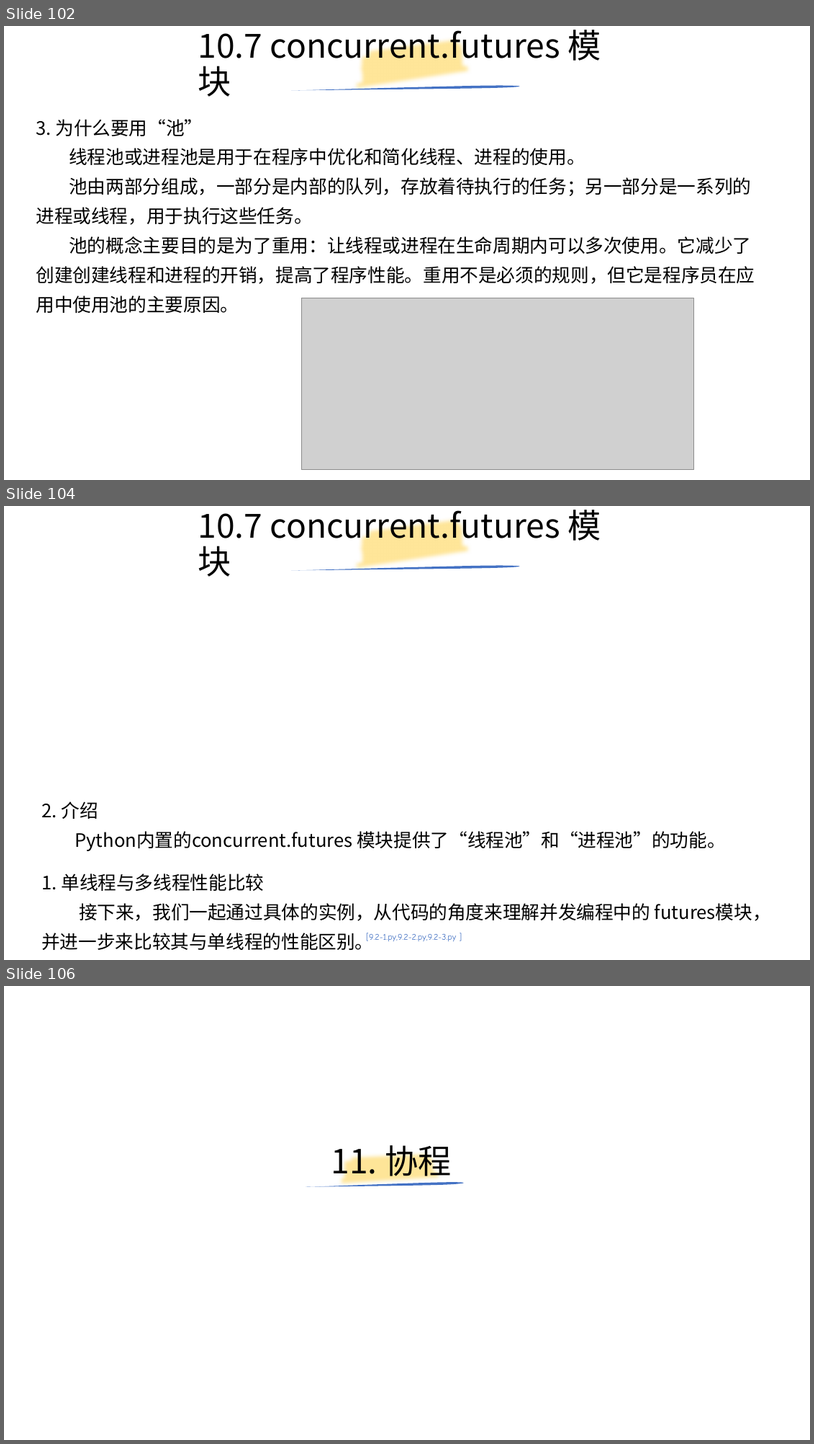
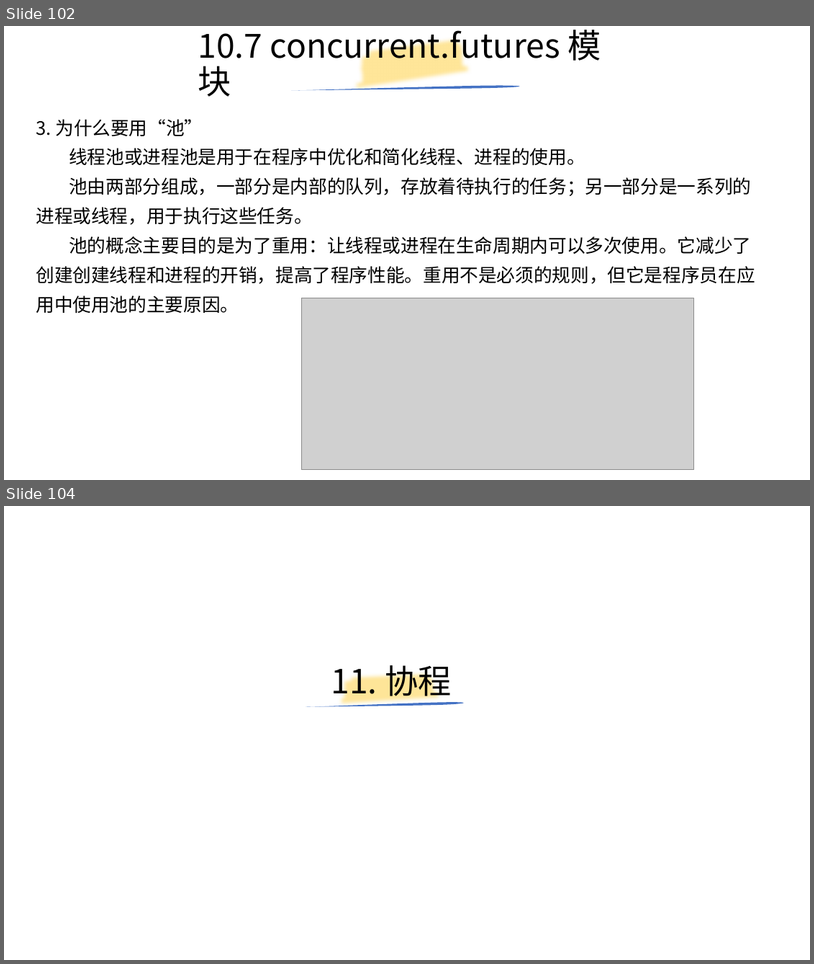
Before and after one commit to yiwenliu/CorePython, a slide deck: PPT/CorePython.pptx. Shown one above the other, each under a label of ours: slides 102, 104 and 106 before the commit, slides 102 and 104 after it; the slides between them are not shown. The pictures are 814x1444 and 814x964 pixels, drawn with LibreOffice and Linux fonts; fonts in the diff are those of the drawing; grey boxes stand for pictures. Boxes give left, top, right and bottom in pixels: in the first picture for what was removed or moved away, otherwise in the second. Text is boxed around its words. In the diff, an @@ line names an element or a change of style, - is before the commit and + after.

```diff
--- a/PPT/CorePython.pptx
+++ b/PPT/CorePython.pptx
@@ slide 104 removed at <box>4,506,810,960</box>, background #FFFFFF @@
@@ title removed at <box>198,510,601,577</box> @@
-10.7 concurrent.futures 模块
@@ freeform shape removed at <box>352,506,476,586</box> @@
@@ freeform shape removed at <box>291,565,520,570</box> @@
@@ text removed at <box>41,801,725,851</box> @@
-2. 介绍
-Python内置的concurrent.futures 模块提供了“线程池”和“进程池”的功能。
@@ text removed at <box>41,873,772,950</box> @@
-1. 单线程与多线程性能比较
-接下来，我们一起通过具体的实例，从代码的角度来理解并发编程中的 futures模块，并进一步来比较其与单线程的性能区别。
@@ text removed at <box>366,932,456,941</box> @@
-[9.2-1.py,9.2-2.py,9.2-3.py ]
@@ what was slide 106 is now slide 104 @@
```
Also in this commit, not shown: 1 slide changed, 1 other slide removed, 6 other files.
